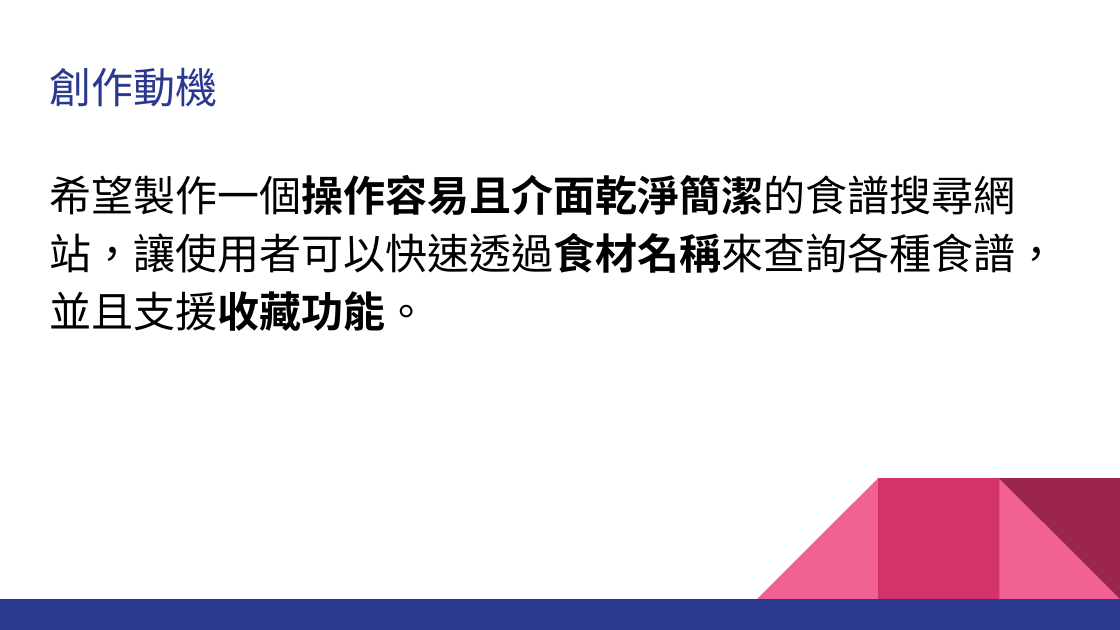
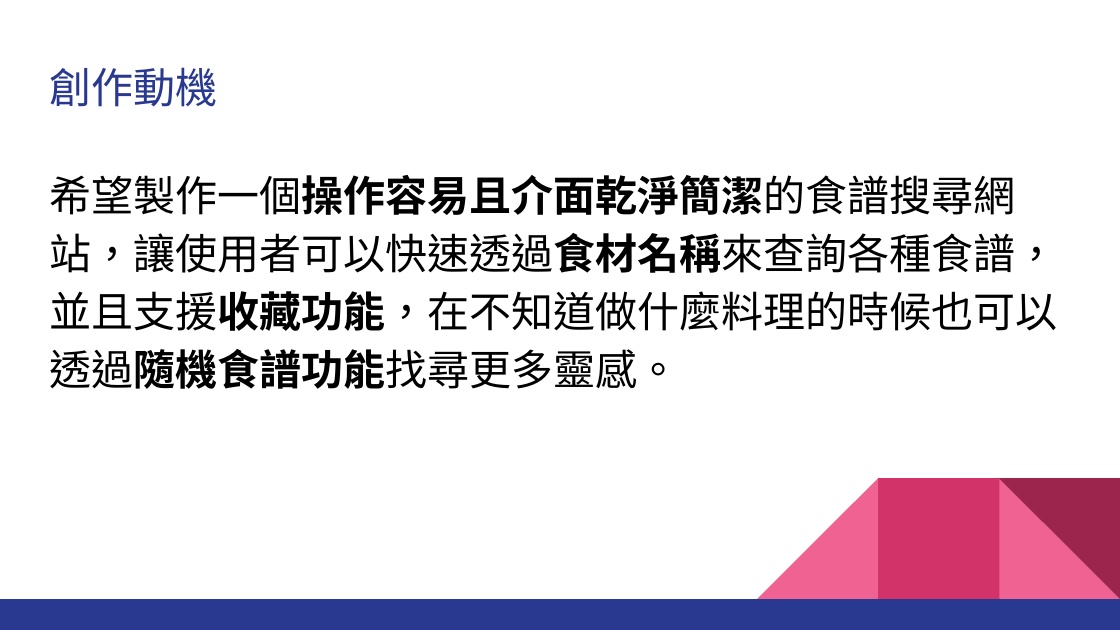
Before and after one commit to Web-Programming-Recipe-Finder/project, a slide deck: slide 2 of public/files/食譜搜尋器_01357026_01357028.pptx. Drawn at 1120x630 pixels with LibreOffice and Linux fonts; fonts in the diff are those of the drawing. Boxes give left, top, right and bottom in pixels: in the first picture for what was removed or moved away, otherwise in the second. Text is boxed around its words. In the diff, an @@ line names an element or a change of style, - is before the commit and + after.

```diff
--- a/public/files/食譜搜尋器_01357026_01357028.pptx
+++ b/public/files/食譜搜尋器_01357026_01357028.pptx
@@ text at box(49, 175, 1057, 389): text changed @@
-希望製作一個操作容易且介面乾淨簡潔的食譜搜尋網站，讓使用者可以快速透過食材名稱來查詢各種食譜，並且支援收藏功能。
+希望製作一個操作容易且介面乾淨簡潔的食譜搜尋網站，讓使用者可以快速透過食材名稱來查詢各種食譜，並且支援收藏功能，在不知道做什麼料理的時候也可以透過隨機食譜功能找尋更多靈感。
```
Also in this commit, not shown: 3 other slides changed.
